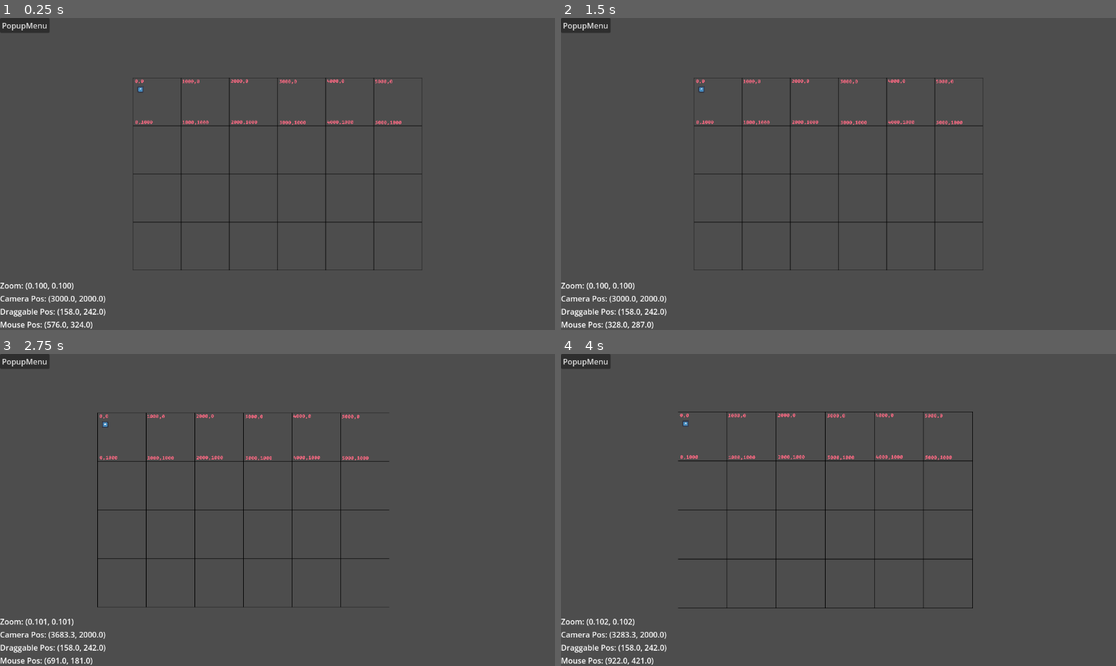
Above: before the commit, frames 1-4 (two rows, left to right).
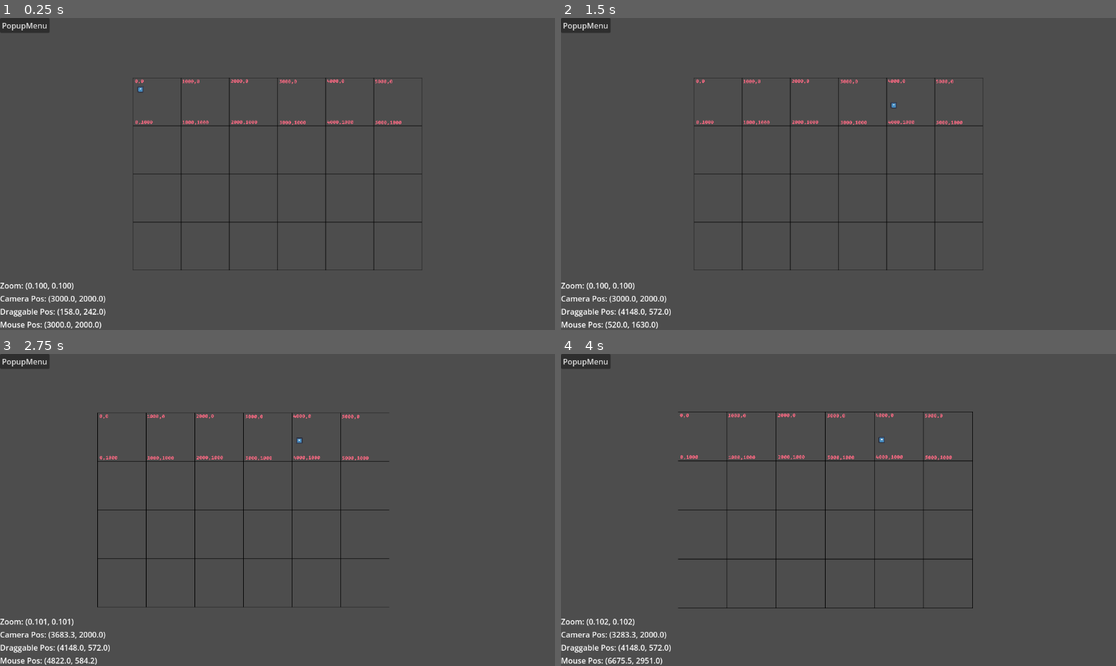
Above: after the commit, the same moments.

Repository: jwodicka/CameraDrag
Game: Godot game, scene res://control.tscn
Two runs of this game, one before a commit and one after it. Both use one fixed random seed, a clock stepped at 60 frames per second and the inputs below. The engine's default icon, where the game draws it, is replaced by a stand-in: a white triangle on a blue panel in a dark square.
Inputs (mouse positions are in pixels of both pictures, inside the frame that each line leads up to):
- Up to frame 1 (0.25 s): no input
- Up to frame 2 (1.5 s): tap Enter at 0.5 s; drag from (699, 89) to (894, 105) at 0.52 s; tap Space at 1.25 s; drag from (727, 189) to (699, 89) at 1.27 s
- Up to frame 3 (2.75 s): tap Enter at 2 s; move the mouse to (333, 441) at 2.02 s; hold Right (pan_right) from 2.03 s (still down); hold Mouse wheel up (zoom_in) from 2.03 s (still down); click (333, 441) at 2.17 s
- Up to frame 4 (4 s): release Right (pan_right) at 2.75 s; release Mouse wheel up (zoom_in) at 2.75 s; drag from (810, 572) to (672, 463) at 2.77 s; tap Space at 3.5 s; move the mouse to (1005, 556) at 3.52 s; hold Left (pan_left) from 3.53 s (still down); hold Mouse wheel up (zoom_in) from 3.53 s (still down); click (1005, 556) at 3.67 s

The runs differ from the first frame. In frame 1, 0.1% of the frame differs, in the area x 8-19%, y 97-100%; in frame 2, 0.2%; in frame 3, 0.3%; in frame 4, 0.3%, in the area x 8-59%, y 21-100%.

Commit message:
Found the right set of parameters to make it work!

Diff:
--- a/Code.gd
+++ b/Code.gd
@@ -26,7 +26,7 @@
 	$CanvasLayer/BoxContainer/PosLabel.set_text("Camera Pos: %.1v" % [pos])
 	var dpos = draggable.position
 	$CanvasLayer/BoxContainer/DraggablePosLabel.set_text("Draggable Pos: %.1v" % [dpos])
-	var mpos = get_viewport().get_mouse_position()
+	var mpos = get_global_mouse_position()
 	$CanvasLayer/BoxContainer/MousePosLabel.set_text("Mouse Pos: %.1v" % [mpos])
 
 	if Input.is_action_pressed("pan_left"):
--- a/Draggable.gd
+++ b/Draggable.gd
@@ -11,15 +11,13 @@
 func _process(delta):
 	if is_dragging:
 		if Input.is_mouse_button_pressed(MOUSE_BUTTON_LEFT):
-			return # Don't actually move the piece!
-			position = get_viewport().get_mouse_position() - drag_offset * get_viewport_transform().affine_inverse()
+			position = get_global_mouse_position() - drag_offset
 	else:
 		end_drag()
 
 func begin_drag():
 	is_dragging = true;
-	var viewport_position = position * get_viewport_transform()
-	drag_offset = get_viewport().get_mouse_position() - viewport_position
+	drag_offset = get_global_mouse_position() - position
 
 func end_drag():
 	if is_dragging:
